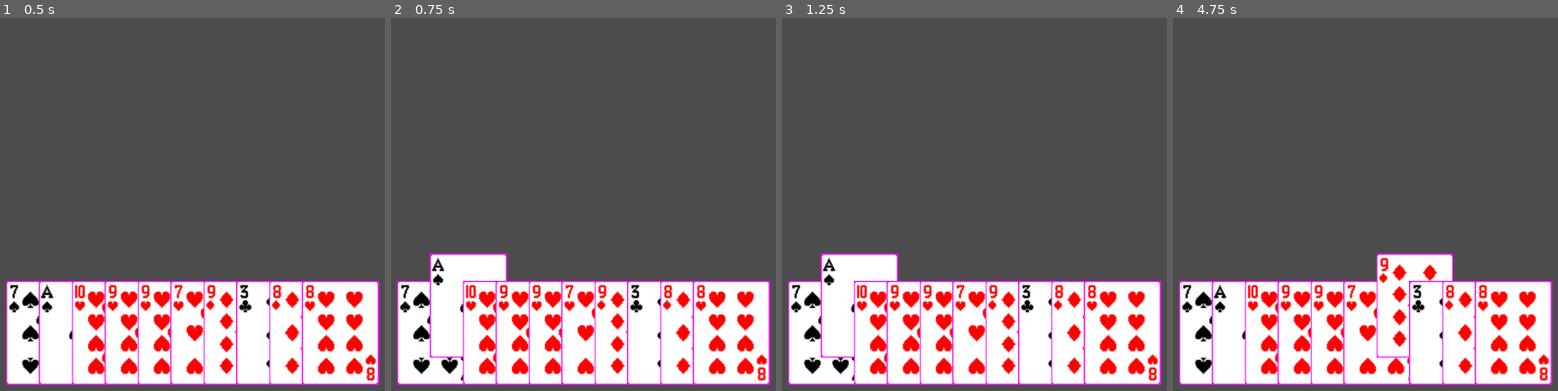
Above: before the commit, frames 1-4 (left to right).
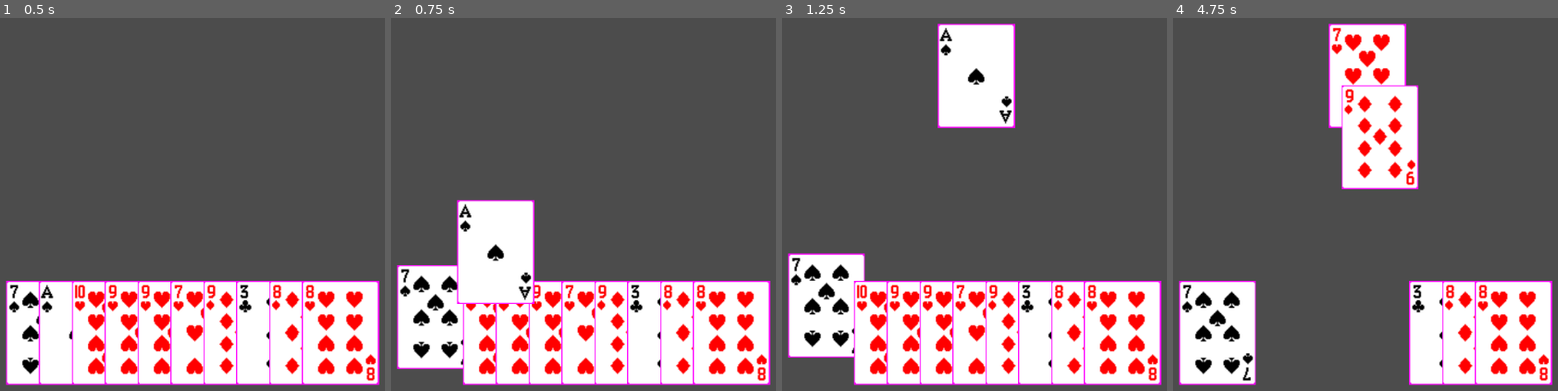
Above: after the commit, the same moments.

Repository: mhogar/CardGameEngine
Game: Godot game, scene res://core/Game.tscn
Two runs of this game, one before a commit and one after it. Both use one fixed random seed, a clock stepped at 60 frames per second and the inputs below.
Inputs (mouse positions are in pixels of both pictures, inside the frame that each line leads up to):
- Up to frame 1 (0.5 s): no input
- Up to frame 2 (0.75 s): tap Enter at 0.5 s; move the mouse to (437, 331) at 0.52 s; click (437, 331) at 0.6 s
- Up to frame 3 (1.25 s): no input
- Up to frame 4 (4.75 s): move the mouse to (1250, 331) at 1.27 s; click (1250, 331) at 1.35 s; move the mouse to (1284, 331) at 2.02 s; click (1284, 331) at 2.1 s; move the mouse to (1315, 331) at 2.77 s; click (1315, 331) at 2.85 s; move the mouse to (1350, 331) at 3.52 s; click (1350, 331) at 3.6 s; move the mouse to (1380, 331) at 4.27 s; click (1380, 331) at 4.35 s

Frame 1 is identical in both runs. In frame 2, 7.7% of the frame differs, in the area x 1-38%, y 48-99%; in frame 3, 9.6%; in frame 4, 23%, in the area x 9-73%, y 1-99%.

Commit message:
Start on move cards between decks

Diff:
--- a/core/Card.gd
+++ b/core/Card.gd
@@ -26,6 +26,14 @@
 	sprite.texture = tex
 
 
+func reset_anims():
+	anim_player.stop()
+
+
+func get_sprite_relative_position() -> Vector2:
+	return transform.xform(sprite.position)
+
+
 func play_hover_anim(backwards : bool = false):
 	if backwards:
 		if anim_player.current_animation_position > 0:
--- a/core/Deck.gd
+++ b/core/Deck.gd
@@ -14,3 +14,21 @@
 
 func get_cards() -> Array:
 	return cards_node.get_children()
+
+
+func get_card(index : int) -> Card:
+	return get_cards()[index]
+
+
+func add_card(card : Card):
+	cards_node.add_child(card)
+
+
+func remove_card(index : int) -> Card:
+	var card := get_card(index)
+	cards_node.remove_child(card)
+	return card
+
+
+func get_card_relative_position(card : Card) -> Vector2:
+	return transform.xform(card.get_sprite_relative_position())
--- a/core/Deck.tscn
+++ b/core/Deck.tscn
@@ -4,6 +4,5 @@
 
 [node name="Deck" type="Node2D"]
 script = ExtResource( 2 )
-max_width = 500.0
 
 [node name="Cards" type="Node2D" parent="."]
--- /dev/null
+++ b/core/Game.gd
@@ -0,0 +1,34 @@
+extends Node
+
+onready var table := $Table
+onready var hand := $Table/Hand
+onready var play_pile := $Table/PlayPile
+
+onready var tween := $Tween
+
+
+func _ready():
+	pass
+
+
+func move_card(index : int, src : Deck, dest : Deck):
+	var card := src.remove_card(index)
+	add_child(card)
+
+	card.position = table.transform.xform(hand.get_card_relative_position(card))
+	card.reset_anims()
+
+	tween.interpolate_property(card, "position", card.position, table.transform.xform(play_pile.position), 0.5, Tween.TRANS_LINEAR, Tween.EASE_IN_OUT)
+	tween.connect("tween_all_completed", self, "_on_Tween_tween_all_completed", [dest, card])
+	tween.start()
+
+
+func _on_Hand_select_card(index : int):
+	move_card(index, hand, play_pile)
+
+
+func _on_Tween_tween_all_completed(deck : Deck, card: Card):
+	remove_child(card)
+
+	card.position = Vector2()
+	deck.add_card(card)
--- a/core/Game.tscn
+++ b/core/Game.tscn
@@ -1,8 +1,21 @@
-[gd_scene load_steps=2 format=2]
+[gd_scene load_steps=4 format=2]
 
 [ext_resource path="res://core/Hand.tscn" type="PackedScene" id=1]
+[ext_resource path="res://core/Game.gd" type="Script" id=2]
+[ext_resource path="res://core/Pile.tscn" type="PackedScene" id=3]
 
-[node name="Game" type="Node2D"]
+[node name="Game" type="Node"]
+script = ExtResource( 2 )
 
-[node name="Hand" parent="." instance=ExtResource( 1 )]
+[node name="Table" type="Node2D" parent="."]
+z_index = -1
+
+[node name="Hand" parent="Table" instance=ExtResource( 1 )]
 position = Vector2( 492.73, 457.807 )
+
+[node name="PlayPile" parent="Table" instance=ExtResource( 3 )]
+position = Vector2( 495.27, 120.643 )
+
+[node name="Tween" type="Tween" parent="."]
+
+[connection signal="select_card" from="Table/Hand" to="." method="_on_Hand_select_card"]
--- a/core/Hand.gd
+++ b/core/Hand.gd
@@ -1,4 +1,7 @@
 extends Deck
+class_name Hand
+
+signal select_card
 
 const MAX_WIDTH := 500.0
 
@@ -15,19 +18,24 @@
 
 
 func _process(delta):
-	if Input.is_action_just_pressed("confirm_card"):
-		print(selected_card_index)
+	if Input.is_action_just_pressed("confirm_card") && selected_card_index >= 0:
+		emit_signal("select_card", selected_card_index)
 
 
 func create_hand(num_cards : int):
-	for index in num_cards:
+	for i in num_cards:
 		var card : Card = preload("res://core/Card.tscn").instance()
 		card.value = randi() % Card.NUM_VALUES
 		card.suit = randi() % Card.NUM_SUITS
 
-		card.connect("card_mouse_entered", self, "_on_card_mouse_entered", [index])
-		card.connect("card_mouse_exited", self, "_on_card_mouse_exited", [index])
+		card.connect("card_mouse_entered", self, "_on_card_mouse_entered", [card])
+		card.connect("card_mouse_exited", self, "_on_card_mouse_exited", [card])
 		cards_node.add_child(card)
+
+
+func remove_card(index : int) -> Card:
+	unselect_card(index)
+	return .remove_card(index)
 
 
 func select_card(index : int):
@@ -52,12 +60,13 @@
 		select_card(hovered_card_indices.max())
 
 
-func _on_card_mouse_entered(index : int):
+func _on_card_mouse_entered(card : Card):
+	var index := get_cards().find(card)
 	hovered_card_indices.append(index)
 
 	if index > selected_card_index:
 		select_card(index)
 
 
-func _on_card_mouse_exited(index : int):
-	unselect_card(index)
+func _on_card_mouse_exited(card : Card):
+	unselect_card(get_cards().find(card))
--- /dev/null
+++ b/core/Pile.gd
@@ -0,0 +1,5 @@
+extends Deck
+class_name Pile
+
+func _ready():
+	pass
--- /dev/null
+++ b/core/Pile.tscn
@@ -0,0 +1,7 @@
+[gd_scene load_steps=3 format=2]
+
+[ext_resource path="res://core/Deck.tscn" type="PackedScene" id=1]
+[ext_resource path="res://core/Pile.gd" type="Script" id=2]
+
+[node name="Pile" instance=ExtResource( 1 )]
+script = ExtResource( 2 )
--- a/project.godot
+++ b/project.godot
@@ -18,10 +18,22 @@
 "class": "Deck",
 "language": "GDScript",
 "path": "res://core/Deck.gd"
+}, {
+"base": "Deck",
+"class": "Hand",
+"language": "GDScript",
+"path": "res://core/Hand.gd"
+}, {
+"base": "Deck",
+"class": "Pile",
+"language": "GDScript",
+"path": "res://core/Pile.gd"
 } ]
 _global_script_class_icons={
 "Card": "",
-"Deck": ""
+"Deck": "",
+"Hand": "",
+"Pile": ""
 }
 
 [application]
